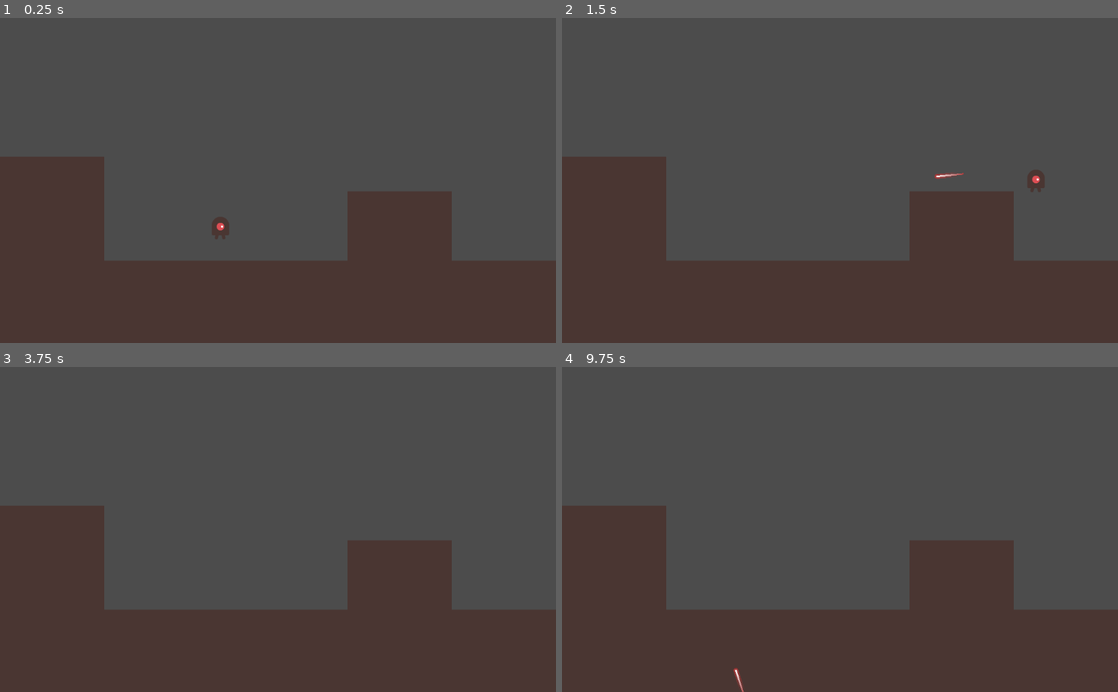
Above: before the commit, frames 1-4 (two rows, left to right).
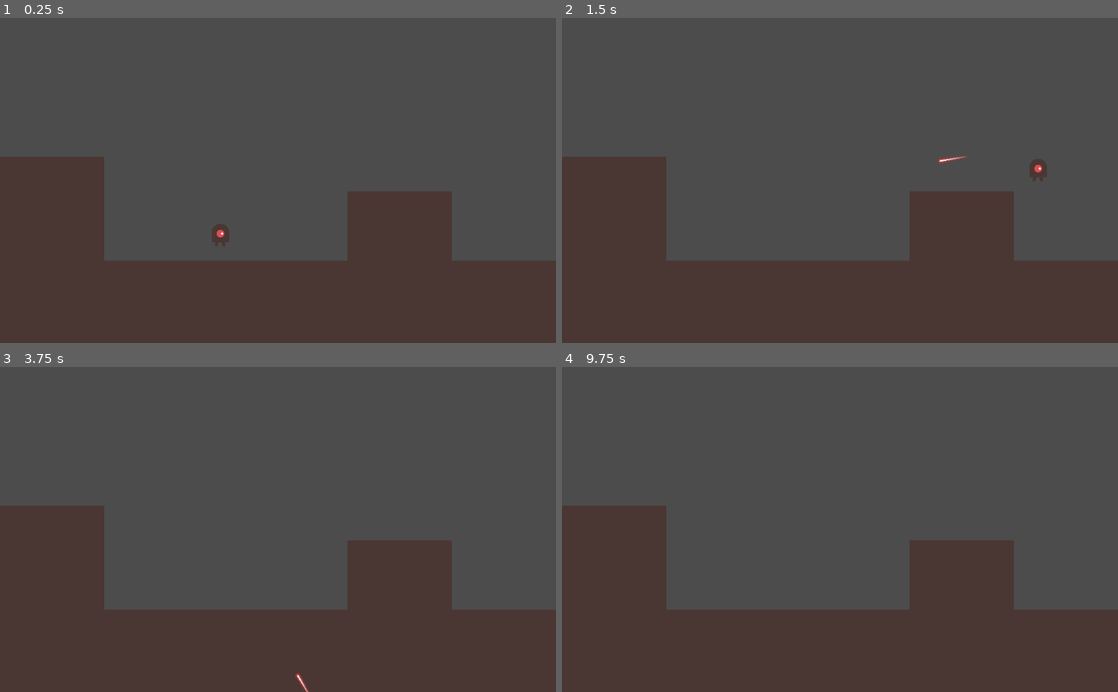
Above: after the commit, the same moments.

Repository: ben-gillott/crossbolt
Game: Godot game, scene res://Scenes/Main.tscn
Two runs of this game, one before a commit and one after it. Both use one fixed random seed, a clock stepped at 60 frames per second and the inputs below.
Inputs (mouse positions are in pixels of both pictures, inside the frame that each line leads up to):
- Up to frame 1 (0.25 s): no input
- Up to frame 2 (1.5 s): move the mouse to (962, 164) at 0.52 s; hold D (right) from 0.53 s (still down); tap Space (jump) at 0.6, 0.77, 1.07 s; move the mouse to (728, 196) at 1.27 s; click (728, 196) at 1.35 s
- Up to frame 3 (3.75 s): tap Space (jump) at 1.52, 1.55, 1.82, 2.1, 3.02, 3.05, 3.32, 3.5, 3.6 s; move the mouse to (333, 458) at 2.02 s; release D (right) at 2.03 s; hold A (left) 2.03-2.78 s; tap Enter at 2.75 s; move the mouse to (250, 594) at 2.77 s; hold D (right) from 2.78 s (still down); click (250, 594) at 2.85 s; move the mouse to (444, 578) at 3.52 s
- Up to frame 4 (9.75 s): tap Space (jump) at 3.77, 4.07, 4.52, 4.55, 4.82, 5.1, 6.02, 6.05, 6.32, 6.5, 6.6, 6.77, 7.07, 7.52, 7.55, 7.82, 8, 8.1, 9.02, 9.05, 9.32, 9.6 s; move the mouse to (673, 480) at 4.27 s; release D (right) at 4.28 s; hold A (left) 4.28-5.03 s; click (673, 480) at 4.35 s; move the mouse to (867, 529) at 5.02 s; hold D (right) 5.03-5.78 s; tap Enter at 5.75, 7.25 s; move the mouse to (756, 448) at 5.77 s; hold A (left) 5.78-7.28 s; click (756, 448) at 5.85 s; move the mouse to (962, 513) at 6.52 s; move the mouse to (728, 545) at 7.27 s; hold D (right) 7.28-9.53 s; click (728, 545) at 7.35 s; move the mouse to (895, 458) at 8.02 s; move the mouse to (812, 594) at 8.77 s; click (812, 594) at 8.85 s; move the mouse to (1006, 578) at 9.52 s; hold A (left) from 9.53 s (still down)

The runs differ from the first frame. In frame 1, 0.2% of the frame differs, in the area x 38-42%, y 61-71%; in frame 2, 0.3%, in the area x 67-88%, y 42-54%; in frame 3, less than 0.1%; in frame 4, less than 0.1%.
Error before the commit: Attempt to call function '_endOfTheGame' in base 'null instance' on a null instance. (res://Scripts/Player.gd:42)
Error after the commit: Attempt to call function '_endOfTheGame' in base 'null instance' on a null instance. (res://Scripts/Player.gd:48)

Commit message:
Rename/add config vars

Diff:
--- a/Scripts/Bolt.gd
+++ b/Scripts/Bolt.gd
@@ -1,7 +1,8 @@
 extends Area2D
 
 var direction: Vector2
-var speed: int = 700
+var BOLT_SPEED: int = 700 #Pixels per second
+var BOLT_DAMAGE: int = 100
 
 func _ready():
 	direction = position.direction_to(get_global_mouse_position()).normalized()
@@ -9,7 +10,7 @@
 	rotation = angle - PI/2
 
 func _process(delta):
-	position += direction * speed * delta
+	position += direction * BOLT_SPEED * delta
 
 func _on_Bullet_body_entered(body):
 	if body.is_in_group("mobs"):
--- a/Scripts/Player.gd
+++ b/Scripts/Player.gd
@@ -1,10 +1,16 @@
 extends KinematicBody2D
 
-export (int) var speed = 500
-export (int) var jump_speed = -500
-export (int) var gravity = 800
-export (float, 0, 1.0) var friction = 0.3
-export (float, 0, 1.0) var acceleration = 0.50
+
+#MOVEMENT VARIABLES
+export (int) var MOVE_SPEED = 500
+export (int) var JUMP_VELOCITY = -700
+export (int) var JUMP_GRAVITY = 1200
+export (float, 0, 1.0) var FRICTION = 0.3
+export (float, 0, 1.0) var ACCELERATION = 0.70
+
+#FIRING VARIABLES
+export (float, 0, 1.0) var RELOAD_SLOW_FACTOR = 0.8
+export (int) var RELOAD_TIME = 2000 #ms
 
 var velocity = Vector2.ZERO
 var boltScene = preload("res://Scenes/Bolt.tscn")
@@ -16,9 +22,9 @@
 	if Input.is_action_pressed("left"):
 		dir -= 1
 	if dir != 0:
-		velocity.x = lerp(velocity.x, dir * speed, acceleration)
+		velocity.x = lerp(velocity.x, dir * MOVE_SPEED, ACCELERATION)
 	else:
-		velocity.x = lerp(velocity.x, 0, friction)
+		velocity.x = lerp(velocity.x, 0, FRICTION)
 
 	#Shooting:
 	if Input.is_action_just_pressed("fire"):
@@ -32,11 +38,11 @@
 
 func _physics_process(delta):
 	get_input()
-	velocity.y += gravity * delta
+	velocity.y += JUMP_GRAVITY * delta
 	velocity = move_and_slide(velocity, Vector2.UP)
 	if Input.is_action_just_pressed("jump"):
 		if is_on_floor():
-			velocity.y = jump_speed
+			velocity.y = JUMP_VELOCITY
 	if position.y > 600:
 		var Manager = get_parent().get_node("CoinManager")
 		Manager._endOfTheGame()
